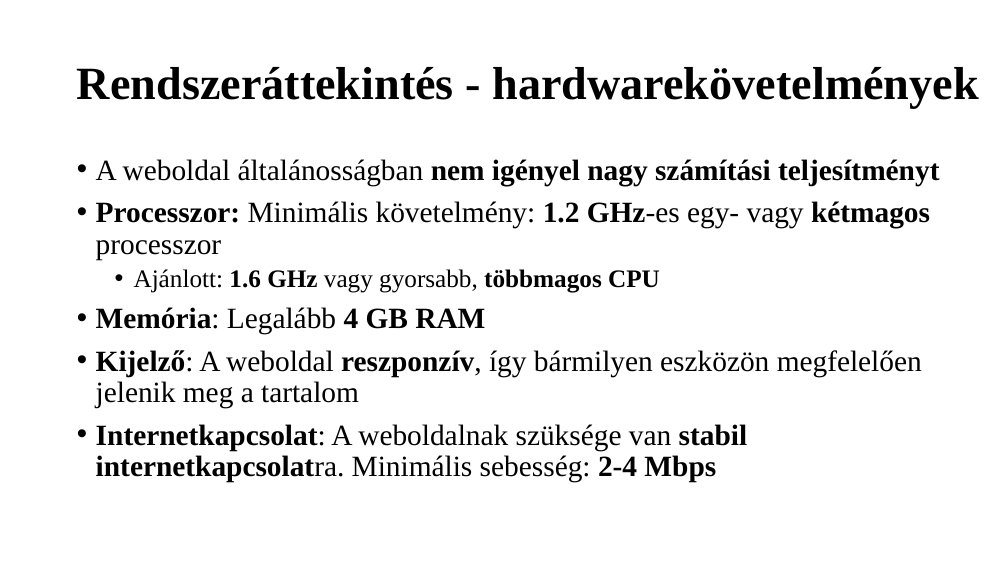
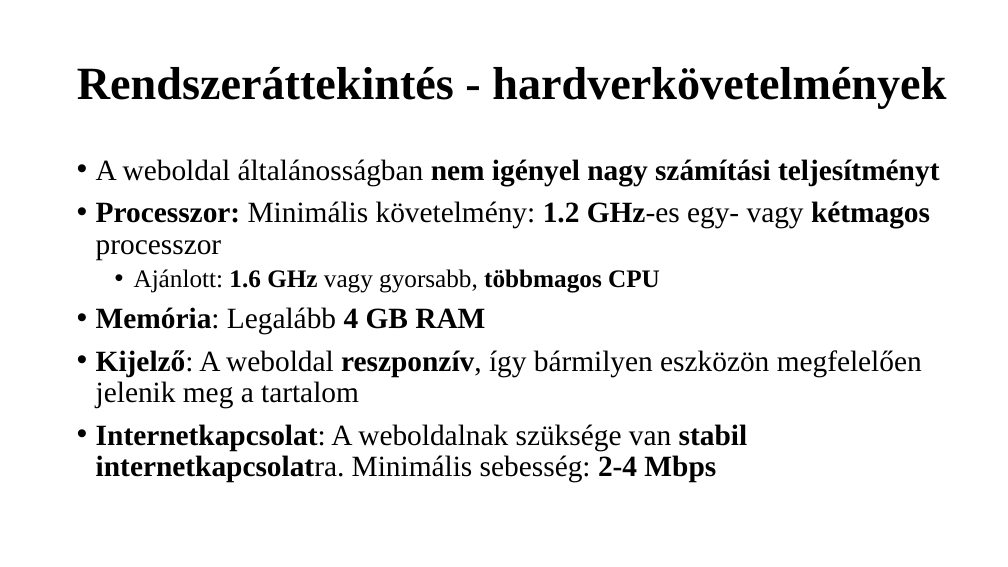
Before and after one commit to K0RN3L07/ParKing, a slide deck: slide 5 of Dokumentáció/ParKing-prezentacio.pptx (slide 17 before the commit). Drawn at 1008x567 pixels with LibreOffice and Linux fonts; fonts in the diff are those of the drawing. Boxes give left, top, right and bottom in pixels: in the first picture for what was removed or moved away, otherwise in the second. Text is boxed around its words. In the diff, an @@ line names an element or a change of style, - is before the commit and + after.

```diff
--- a/Dokumentáció/ParKing-prezentacio.pptx
+++ b/Dokumentáció/ParKing-prezentacio.pptx
@@ title at box(77, 67, 946, 109): text changed @@
-Rendszeráttekintés - hardwarekövetelmények
+Rendszeráttekintés - hardverkövetelmények
```
Also in this commit, not shown: 2 other slides changed, 12 slides removed, 1 other file.
